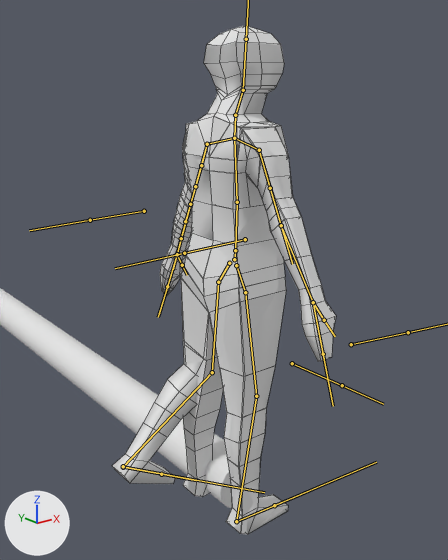
Before and after pictures for a commit that changed the FBX model Elderland/Assets/Models/Player/PlayerAnatomyRig.fbx.
The view is the same before and after, from a camera (50 mm lens) standing at (-3.54, -4.14, 3.88) and looking at (-0.29, -0.08, 2.25). Every picture has the same lights, and +X, +Y and +Z are marked at lower left. Both versions are drawn at frame 31 of the action 'Armature|TestAnimation'; the numbers are the values there. The bones that bend it are drawn over the model as lines. Mesh edges are drawn as thin lines on the coarser meshes.

In view in the first picture: 'Cylinder', 'Model', 'Model Pre Armature'.
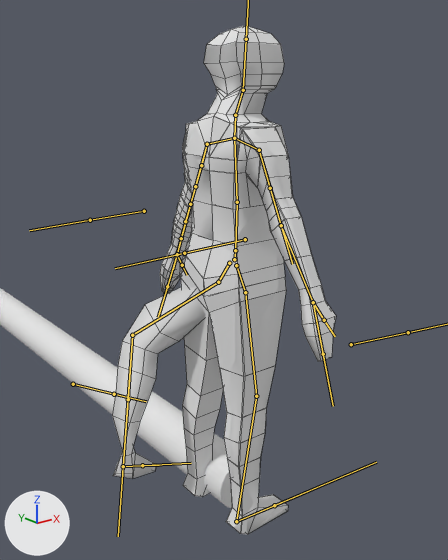
Where the change shows, as pixel boxes (x1, y1, x2, y2) in the pictures (448 x 560 px):
'Model', posed
    both: (112, 42, 331, 534)
bone 'Hip_L', root to tip
    before: (218, 282) to (212, 372)
    after: (218, 282) to (132, 335)
bone 'Foot_L', root to tip
    before: (123, 467) to (161, 474)
    after: (123, 466) to (142, 465)

What the commit changed:
Bone 'Hip_L' (bone_hip_l) turns from (1, 2, -3) to (76, -49, -114) degrees about its own x, y and z.
Bone 'Foot_L' (bone_foot_l) turns from (-18, 2, 2) to (8, 0, 76) degrees about its own x, y and z.
